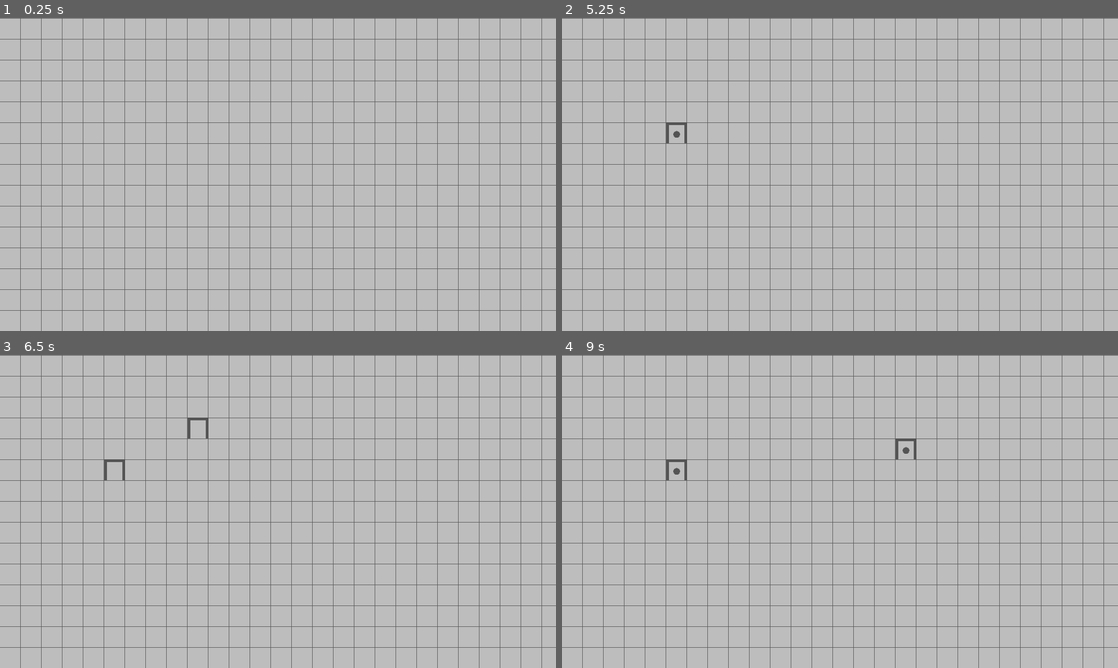
Above: before the commit, frames 1-4 (two rows, left to right).
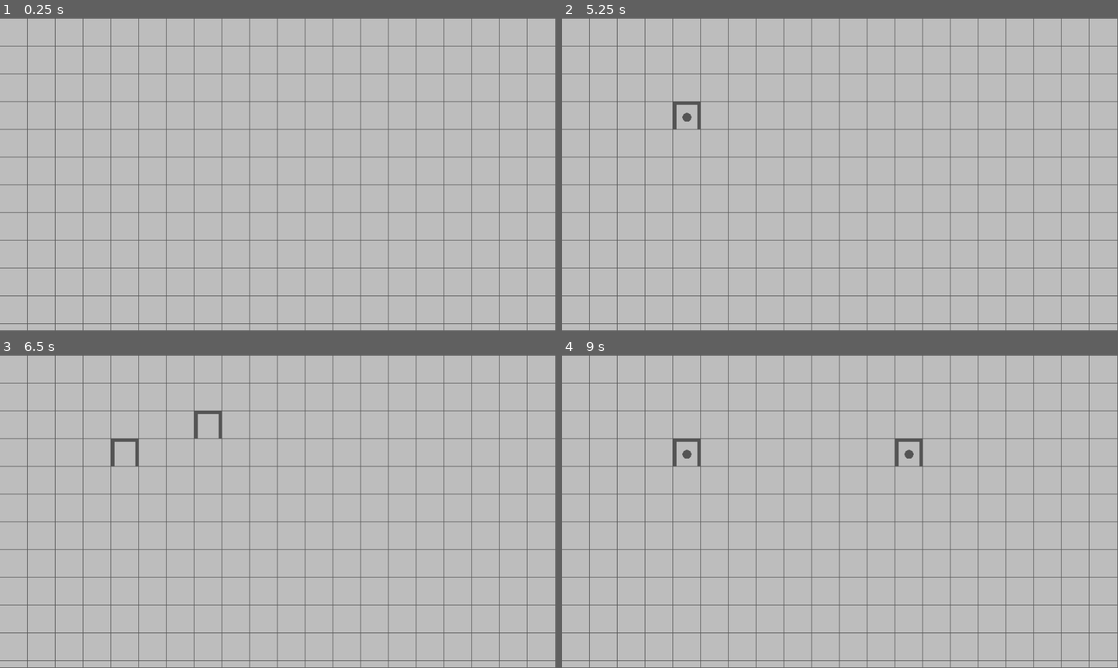
Above: after the commit, the same moments.

Repository: Zombee8424/UntitledMusicPuzzleGame
Game: Godot game, scene res://Scenes/Other/Game.tscn
Same seed, same stepped clock (60 frames per second), same inputs: the game is played once before the commit and once after it.
Inputs (mouse positions are in pixels of both pictures, inside the frame that each line leads up to):
- Up to frame 1 (0.25 s): no input
- Up to frame 2 (5.25 s): tap Enter at 0.5, 2, 3.5 s; move the mouse to (962, 158) at 0.52 s; click (962, 158) at 0.6 s; tap Space (space) at 1.25, 1.35, 2.75, 4.25, 5.1 s; move the mouse to (728, 190) at 1.27 s; move the mouse to (895, 105) at 2.02 s; hold 1 2.03-2.78 s; move the mouse to (812, 237) at 2.77 s; tap 2 at 2.85 s; move the mouse to (1006, 221) at 3.52 s; hold 3 3.53-4.28 s; move the mouse to (673, 127) at 4.27 s; click (673, 127) at 4.35 s; move the mouse to (867, 174) at 5.02 s
- Up to frame 3 (6.5 s): move the mouse to (194, 433) at 5.77 s; tap 1 at 5.85 s
- Up to frame 4 (9 s): move the mouse to (962, 495) at 6.52 s; hold 2 6.53-7.28 s; move the mouse to (728, 527) at 7.27 s; tap 3 at 7.35 s; move the mouse to (895, 442) at 8.02 s; click (895, 442) at 8.1 s; move the mouse to (812, 574) at 8.77 s; tap Space (space) at 8.85 s
In our replay, the window is 800x450 before the commit and 799x449 after it. These sizes can differ from the game's own. Grey fills any space a smaller window leaves; there, only what the larger window draws over its background counts as a difference.

The runs differ from the first frame. In frame 1, 11% of the frame differs, in the area x 0-100%, y 0-100%; in frame 2, 11%; in frame 3, 11%; in frame 4, 11%.

Commit message:
Adjusted window size

Diff:
--- a/UntitledMusicPuzzleGame/Scenes/Other/Game.tscn
+++ b/UntitledMusicPuzzleGame/Scenes/Other/Game.tscn
@@ -16,5 +16,5 @@
 synth_wave = ExtResource( 3 )
 
 [node name="Camera" type="Camera2D" parent="." groups=["Camera"]]
-position = Vector2( 640, 360 )
+position = Vector2( 480, 270 )
 current = true
--- a/UntitledMusicPuzzleGame/project.godot
+++ b/UntitledMusicPuzzleGame/project.godot
@@ -66,8 +66,8 @@
 
 [display]
 
-window/size/width=1280
-window/size/height=720
+window/size/width=960
+window/size/height=540
 
 [gui]
 
